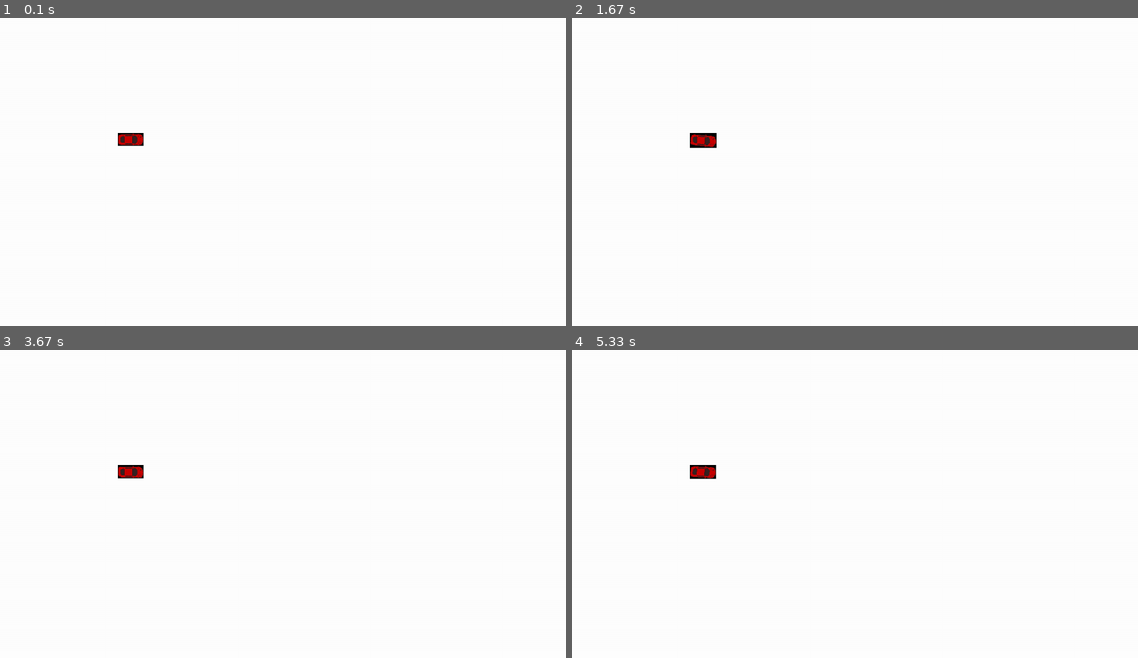
Above: before the commit, frames 1-4 (two rows, left to right).
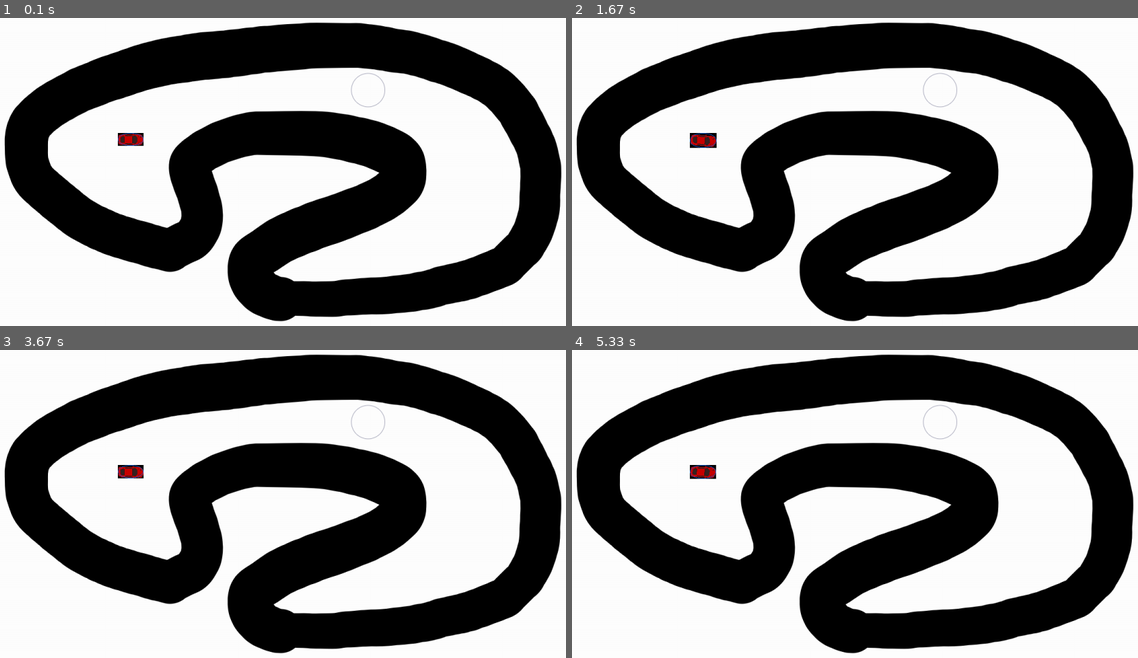
Above: after the commit, the same moments.

Repository: marcroy898/RLSimulation
Game: pygame game, started from main.py
The game is run twice, just before and just after one commit, with the same random seed, the same clock (stepped at 60 frames per second) and the same inputs.
Inputs:
- Up to frame 1 (0.1 s): no input
- Up to frame 2 (1.67 s): hold D 0.33-0.8 s; hold D 1.17-1.63 s
- Up to frame 3 (3.67 s): hold A 1.67-2.2 s; hold S 2.23-2.53 s; hold A 2.57-2.97 s; hold D from 3.4 s (still down)
- Up to frame 4 (5.33 s): release D at 4.03 s; hold A 4.47-4.93 s; hold D from 4.97 s (still down)

The runs differ from the first frame. In frame 1, 43% of the frame differs, in the area x 0-100%, y 1-99%; in frame 2, 43%; in frame 3, 43%; in frame 4, 43%.

Commit message:
Minor changes and backwards movement

Diff:
--- a/car.py
+++ b/car.py
@@ -49,6 +49,9 @@
         if pressed[pygame.K_w]:
             self.acceleration = ACCELERATION_CONSTANT
 
+        if pressed[pygame.K_s]:
+            self.acceleration = -ACCELERATION_CONSTANT
+
         if abs(self.velocity) < MAX_SPEED:
             self.velocity += self.acceleration
         else:
@@ -61,7 +64,7 @@
 
         if self.acceleration == 0 and self.velocity < 0:
             self.velocity += FRICTION
-            self.velocity = max(0, self.velocity)
+            self.velocity = min(0, self.velocity)
 
         dx = self.velocity * self.pointing_vector[0]
         dy = self.velocity * self.pointing_vector[1]
--- a/main.py
+++ b/main.py
@@ -5,18 +5,19 @@
     def __init__(self):
         self.screen = pygame.display.set_mode((1200, 700))
         self.player_car = Car(280, 280, 'Assets/car.png', .05)
+        self.track = pygame.image.load('Assets/Track1.png')
 
     def game_loop(self):
         running = True
         while running:
-            self.screen.fill((255, 255, 255))  # Background drawn first
+            self.screen.blit(self.track, (0,0))  # Background drawn first
 
             for event in pygame.event.get():
                 if event.type == pygame.QUIT:
                     running = False
 
             self.screen.blit(self.player_car.image, self.player_car.rect)
-            pygame.draw.rect(self.screen, (10, 10, 10), self.player_car.rect, 1)
+            pygame.draw.ellipse(self.screen, (12, 96, 232), self.player_car.rect, width=1)
             self.player_car.update_pos()
             pygame.display.update()
 
Binary file added: Assets/Track1.png
